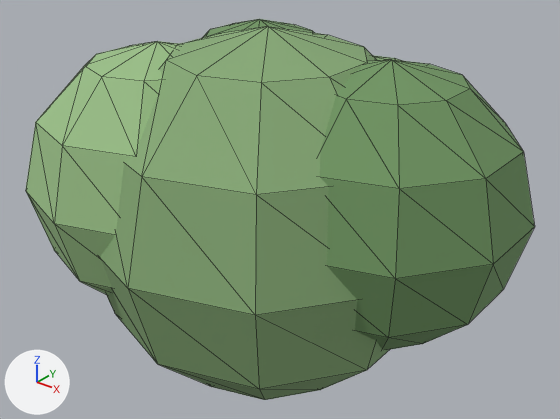
The glTF model assets/models/resources/bush.glb: old version first, new version second.
Both versions are drawn from a 50 mm lens placed at (0.72, -0.872, 0.552), pointed at (0.001, 0.026, -0.005). Arrows for +X, +Y and +Z are at lower left; the lights stay in place. The older version comes first. Mesh edges are drawn as thin lines.

Before the edit, the objects in view are built like this:
```python
mat_bushleaves = principled_material('BushLeaves')
mat_bushleaves.base_color = (0.24, 0.4, 0.18)  # green #86aa76
mat_bushleaves.roughness = 0.85
mat_bushleavesdk = principled_material('BushLeavesDk')
mat_bushleavesdk.base_color = (0.16, 0.3, 0.12)  # green #6f9561
mat_bushleavesdk.roughness = 0.9
mat_bushleaveslt = principled_material('BushLeavesLt')
mat_bushleaveslt.base_color = (0.32, 0.52, 0.24)  # green #99bf86
mat_bushleaveslt.roughness = 0.85
me_sphere = bpy.data.meshes.new('Sphere')
me_sphere.from_pydata(...)  # a UV sphere (10 segments, 6 rings, poles along z) spanning x -0.285..0.285, y -0.3..0.3, z -0.3..0.3, material slot 0; a UV sphere (10 segments, 6 rings, poles along z) spanning x -0.14..0.24, y -0.02..0.38, z -0.17..0.23, material slot 0; a UV sphere (10 segments, 6 rings, poles along z) spanning x -0.029..0.389, y -0.17..0.27, z -0.17..0.27, material slot 1; a UV sphere (10 segments, 6 rings, poles along z) spanning x -0.271..0.071, y -0.08..0.28, z -0.08..0.28, material slot 1; a UV sphere (10 segments, 6 rings, poles along z) spanning x -0.359..0.059, y -0.3..0.14, z -0.17..0.27, material slot 2
me_sphere.materials.append(mat_bushleaves)  # green #86aa76
me_sphere.materials.append(mat_bushleavesdk)  # green #6f9561
me_sphere.materials.append(mat_bushleaveslt)  # green #99bf86
ob_bush = bpy.data.objects.new('bush', me_sphere)
ob_bush.location = (0.0, 0.0, 0.0)
```
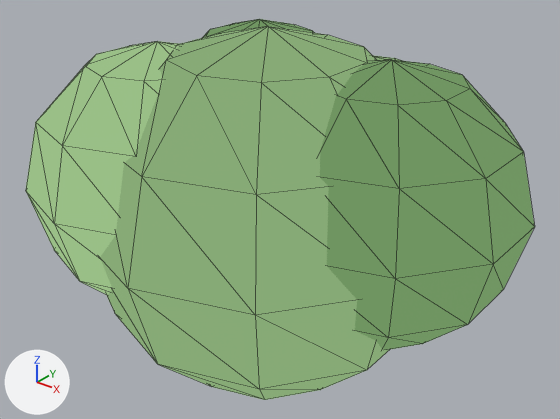
Pixel boxes (x1, y1, x2, y2) of what changed, in the pictures (560 x 419 px):
'bush', recoloured, surface changed (lighter)
    both: (26, 27, 535, 400)

The change, as a diff of the scene's bpy script:
```diff
--- a/assets/models/resources/bush.glb.py
+++ b/assets/models/resources/bush.glb.py
@@ mat_bushleaves @@
 mat_bushleaves = principled_material('BushLeaves')
-mat_bushleaves.base_color = (0.24, 0.4, 0.18)  # green #86aa76
+mat_bushleaves.base_color = (0.0, 0.0, 0.0)  # black #000000
 mat_bushleaves.roughness = 0.85
+mat_bushleaves.metallic = 1.0
+mat_bushleaves.emission_color = (0.24, 0.4, 0.18)  # green #86aa76
+mat_bushleaves.emission_strength = 1.0
@@ mat_bushleavesdk @@
 mat_bushleavesdk = principled_material('BushLeavesDk')
-mat_bushleavesdk.base_color = (0.16, 0.3, 0.12)  # green #6f9561
+mat_bushleavesdk.base_color = (0.0, 0.0, 0.0)  # black #000000
 mat_bushleavesdk.roughness = 0.9
+mat_bushleavesdk.metallic = 1.0
+mat_bushleavesdk.emission_color = (0.16, 0.3, 0.12)  # green #6f9561
+mat_bushleavesdk.emission_strength = 1.0
@@ mat_bushleaveslt @@
 mat_bushleaveslt = principled_material('BushLeavesLt')
-mat_bushleaveslt.base_color = (0.32, 0.52, 0.24)  # green #99bf86
+mat_bushleaveslt.base_color = (0.0, 0.0, 0.0)  # black #000000
 mat_bushleaveslt.roughness = 0.85
+mat_bushleaveslt.metallic = 1.0
+mat_bushleaveslt.emission_color = (0.32, 0.52, 0.24)  # green #99bf86
+mat_bushleaveslt.emission_strength = 1.0
```
